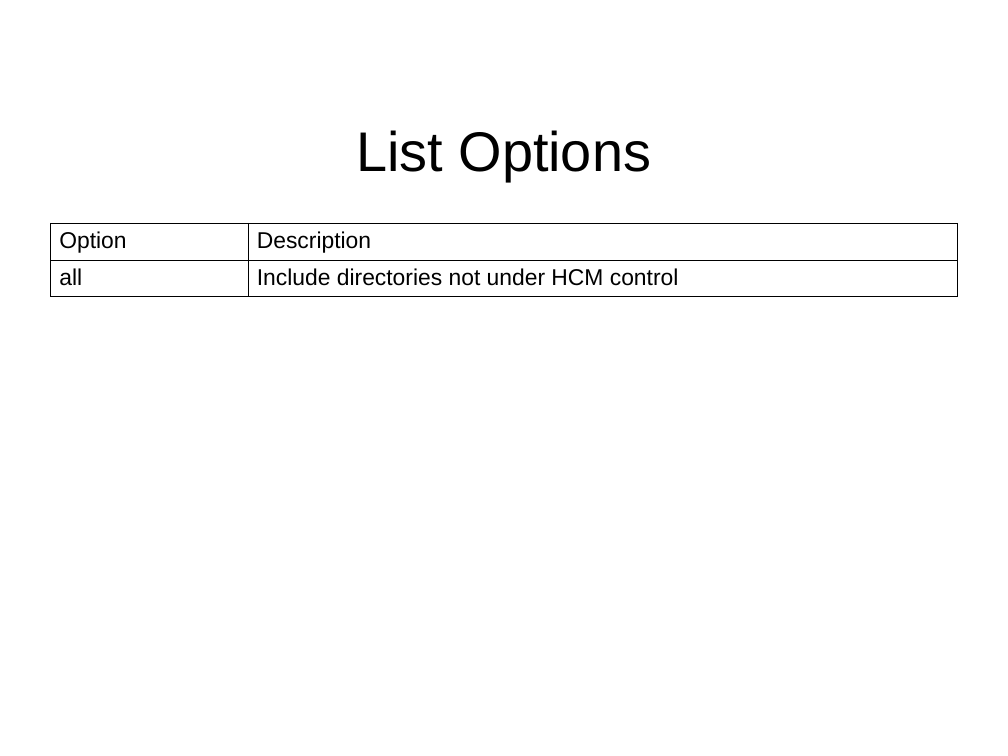
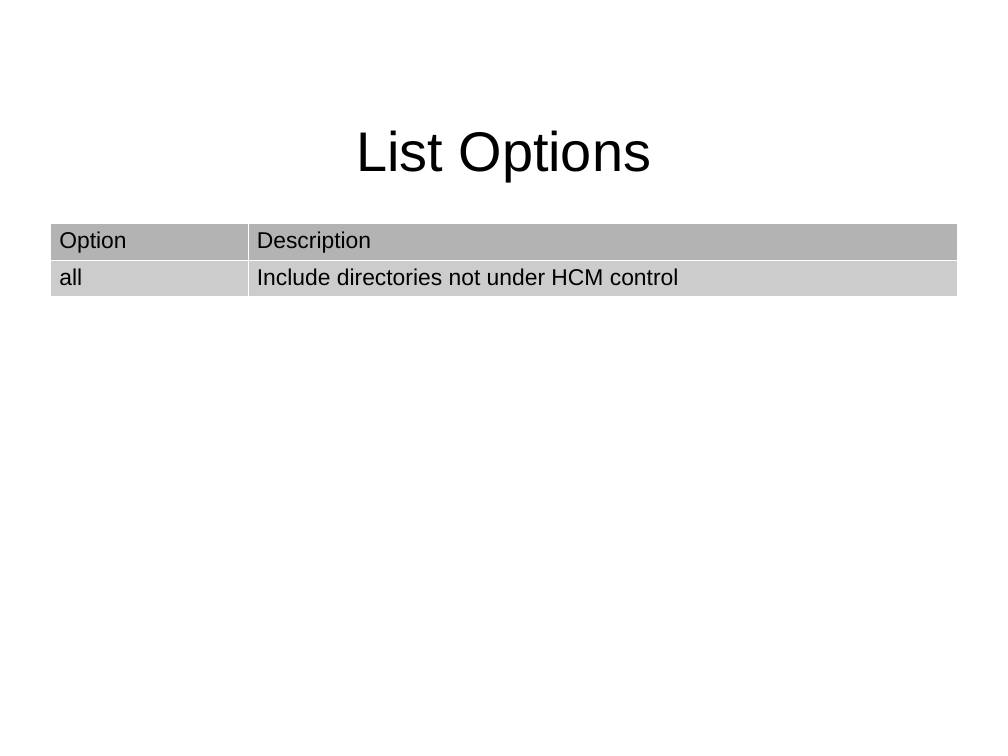
Before and after one commit to jeremiah-c-leary/hdl-component-manager, a slide deck: slide 13 of docs/presentations/hdl-component-manager.odp. Drawn at 1008x756 pixels with LibreOffice and Linux fonts; fonts in the diff are those of the drawing; background and template pictures are left out. Boxes give left, top, right and bottom in pixels: in the first picture for what was removed or moved away, otherwise in the second. Text is boxed around its words. In the diff, an @@ line names an element or a change of style, - is before the commit and + after.

```diff
--- a/docs/presentations/hdl-component-manager.odp
+++ b/docs/presentations/hdl-component-manager.odp
@@ table at (x1=50, y1=223, x2=958, y2=293) @@
@@ fill none to #B3B3B3 in row 1 @@
@@ fill none to #CCCCCC in row 2 @@
@@ borders changed @@
```
Also in this commit, not shown: 6 other slides changed, 3 other files.
